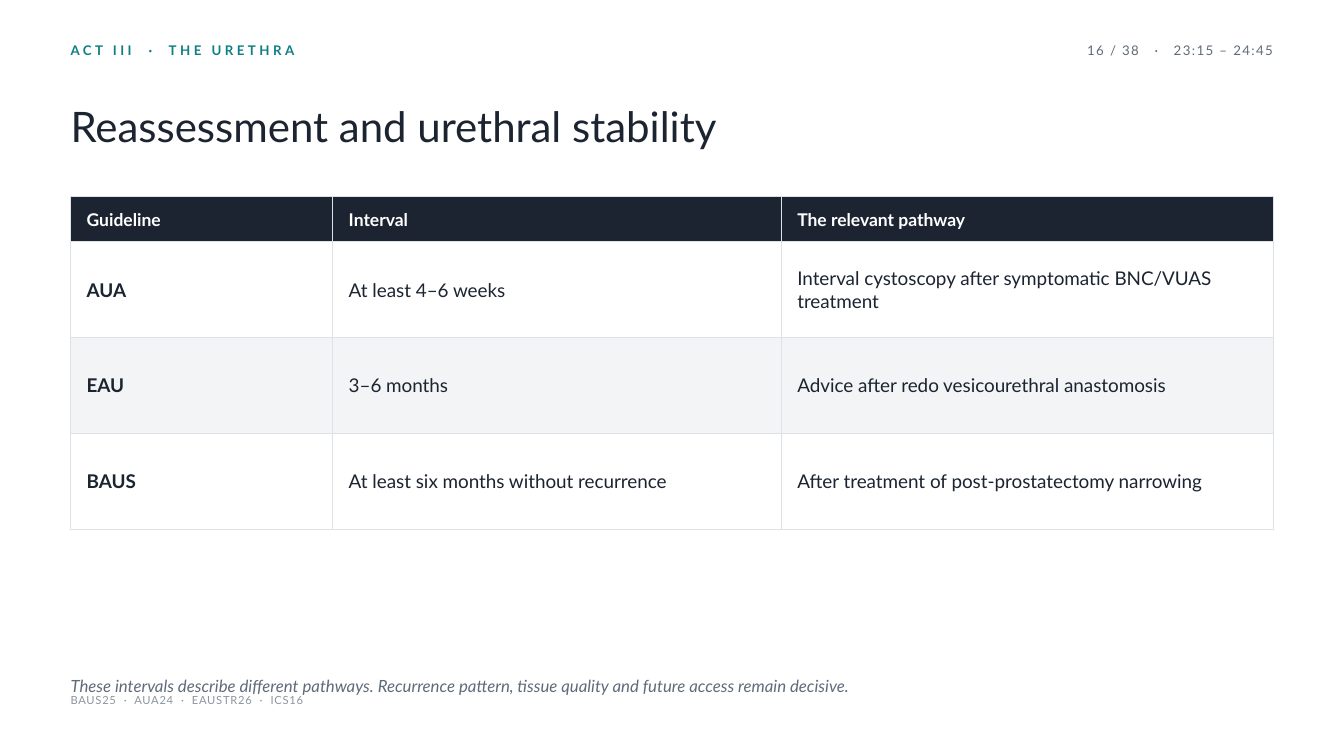
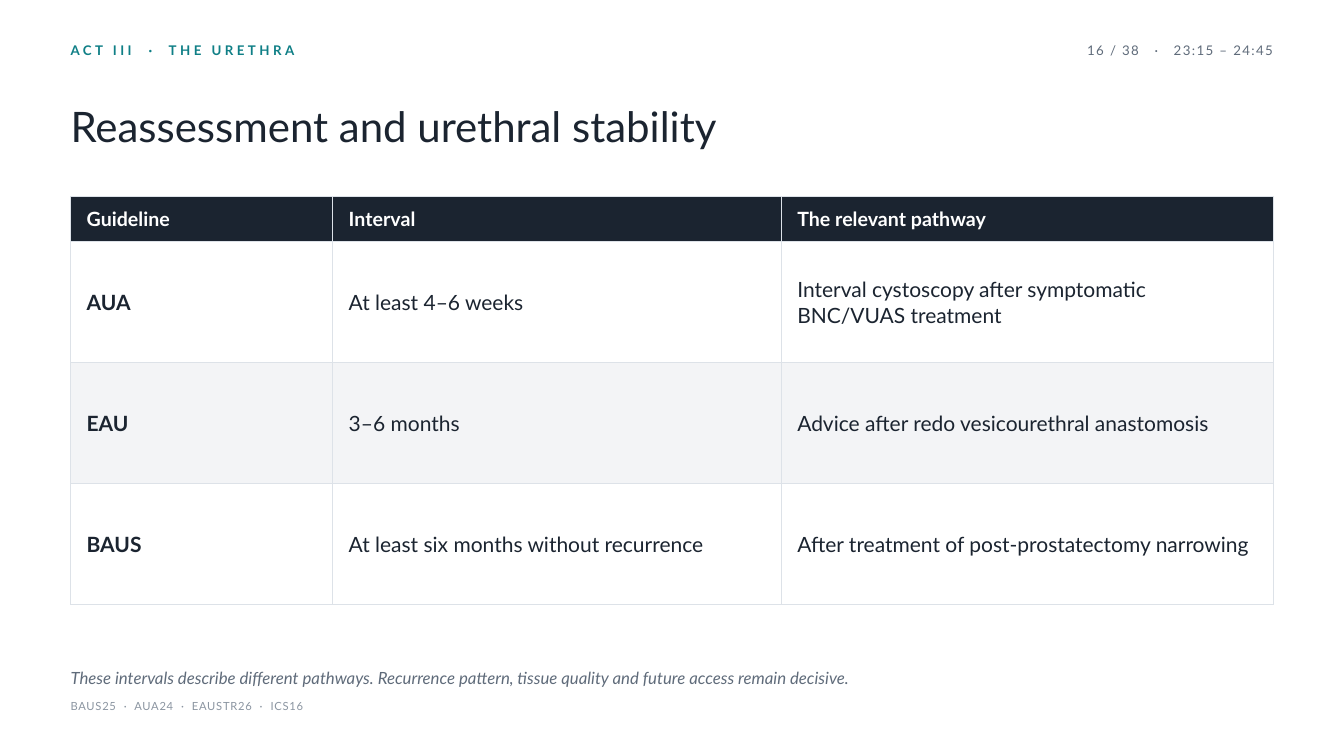
Before and after one commit to nityjr-ctrl/aus-presentation, a slide deck: slide 20 of presentation/AUS-teaching-deck.pptx. Drawn at 1344x756 pixels with LibreOffice and Linux fonts; fonts in the diff are those of the drawing. Boxes give left, top, right and bottom in pixels: in the first picture for what was removed or moved away, otherwise in the second. Text is boxed around its words. In the diff, an @@ line names an element or a change of style, - is before the commit and + after.

```diff
--- a/presentation/AUS-teaching-deck.pptx
+++ b/presentation/AUS-teaching-deck.pptx
@@ table at [71, 197, 1273, 560] @@
@@ size 12.5 to 14 pt in "Guideline", "Interval", "The relevant pathway" @@
@@ size 13.5 to 15 pt in "AUA", "At least 4–6 weeks", "Interval cystoscopy after symptomatic BNC/VUAS treatment", "EAU" and 5 more places @@
@@ text "These intervals describe different pathways. ...": place and size @@
-text "These intervals describe different pathways. ..." at [71, 679, 849, 695]
+text "These intervals describe different pathways. ..." at [71, 671, 849, 687]
@@ text "BAUS25 · AUA24 · EAUSTR26 ...": place and size @@
-text "BAUS25 · AUA24 · EAUSTR26 ..." at [71, 696, 304, 704]
+text "BAUS25 · AUA24 · EAUSTR26 ..." at [71, 702, 304, 710]
```
Also in this commit, not shown: 42 other slides changed, 6 other files.
